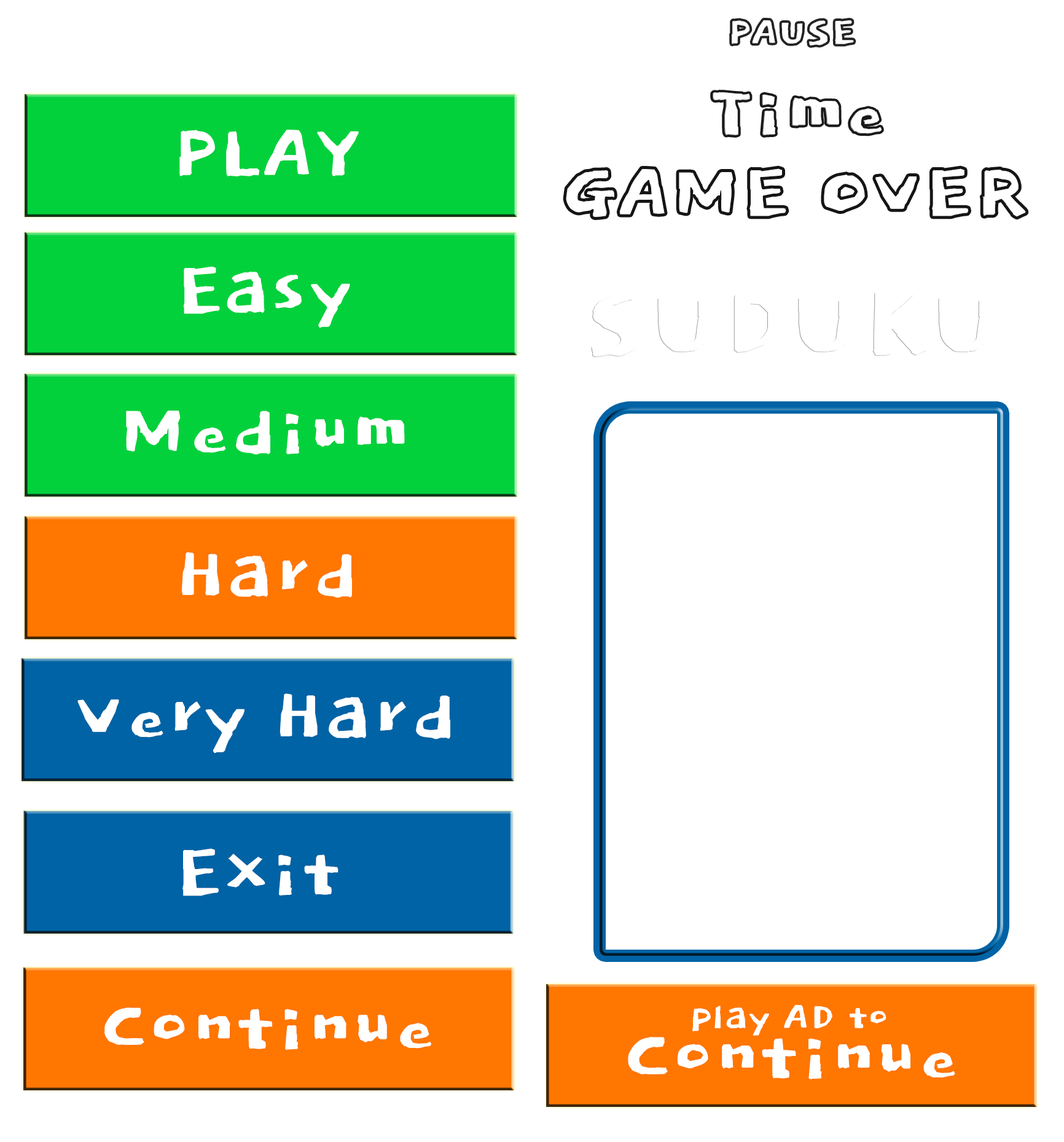
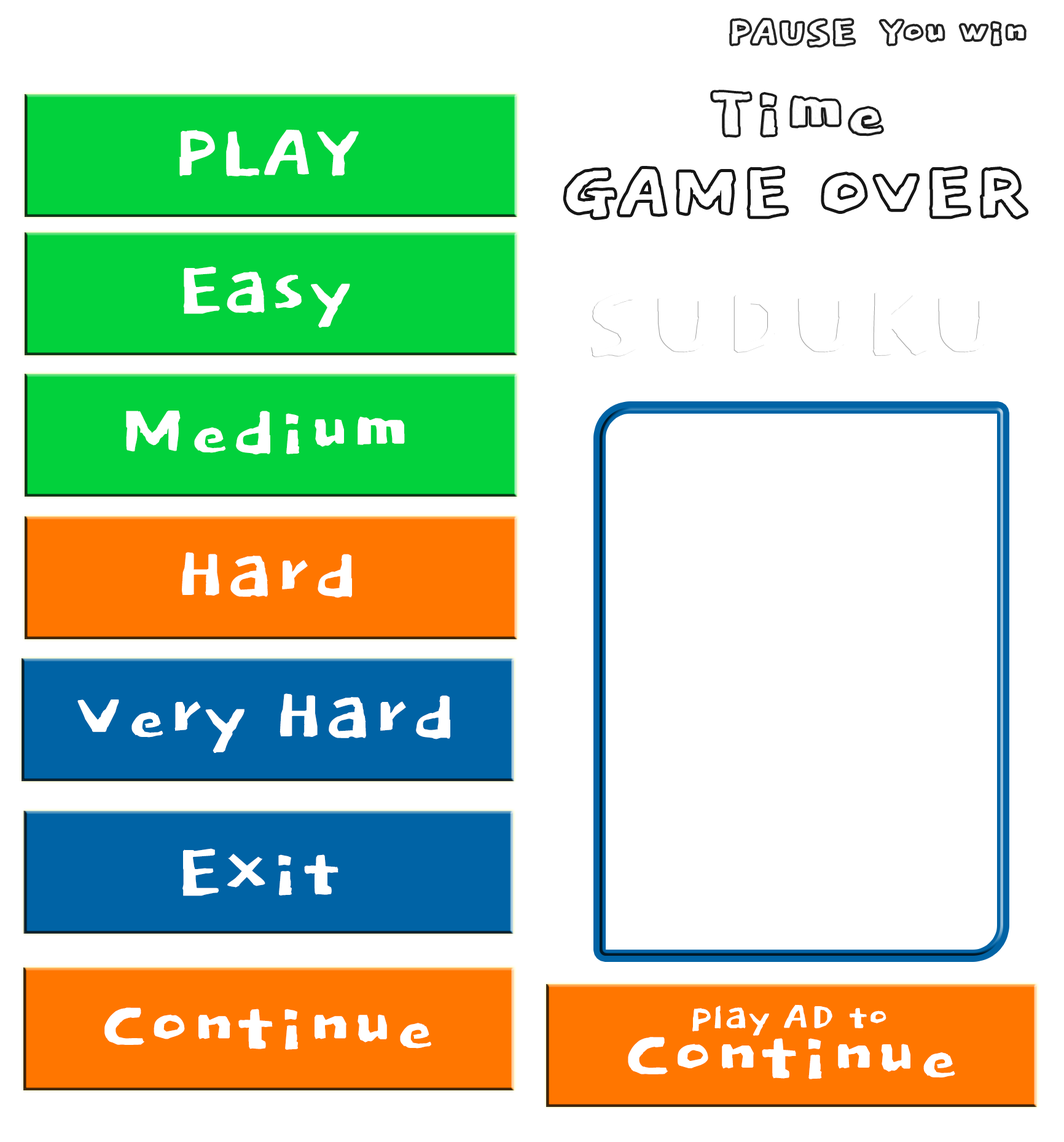
Layers edited between the first and the second 1064 x 1142 image:
added layer "Pause copy" above "Pause" over [881, 20, 1025, 45]
